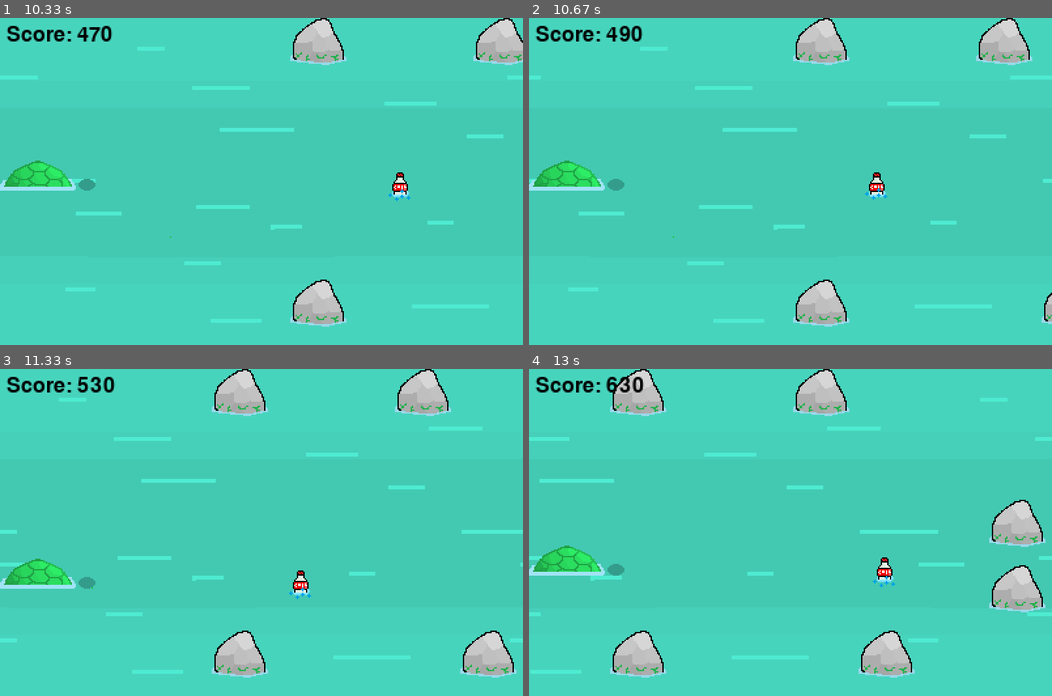
Above: before the commit, frames 1-4 (two rows, left to right).
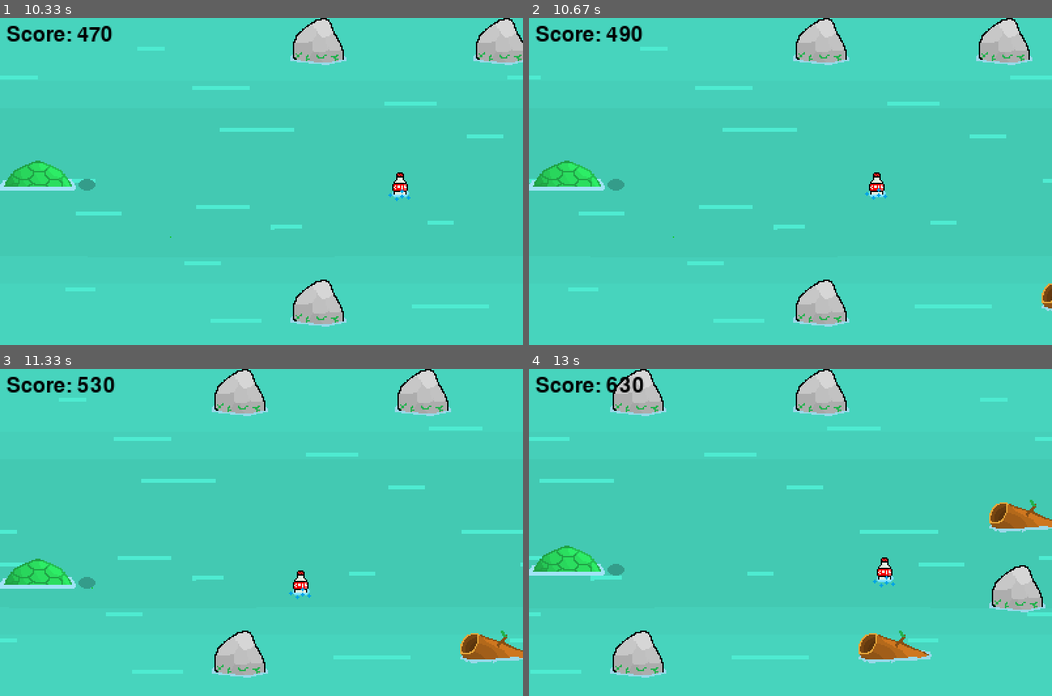
Above: after the commit, the same moments.

Repository: Kan5661/pygame-hackathon
Game: pygame game, started from Garbage/main.py
Two runs of this game, one before a commit and one after it. Both use one fixed random seed, a clock stepped at 60 frames per second and the inputs below.
Inputs (mouse positions are in pixels of both pictures, inside the frame that each line leads up to):
- Up to frame 1 (10.33 s): click (256, 259) at 0.38 s; hold A 0.67-1.2 s; hold S 1.23-1.53 s; hold A 1.57-1.97 s; click (334, 207) at 2.45 s; hold D 2.73-3.37 s; hold S 3.4-3.77 s; hold A 3.8-4.27 s; hold D 4.3-4.77 s; hold W 4.8-5.1 s; hold D 5.13-5.6 s; hold A 5.63-6.17 s; hold S 6.2-6.5 s; hold A 6.53-6.93 s; hold W 6.97-7.33 s; hold D 7.37-8 s; hold S 8.03-8.4 s; hold A 8.43-8.9 s; hold D 8.93-9.4 s; hold W 9.43-9.73 s; hold D 9.77-10.23 s; hold A from 10.27 s (still down)
- Up to frame 2 (10.67 s): keep holding A
- Up to frame 3 (11.33 s): release A at 10.8 s; hold S 10.83-11.13 s; hold A from 11.17 s (still down)
- Up to frame 4 (13 s): release A at 11.57 s; hold W 11.6-11.97 s; hold D 12-12.63 s; hold S from 12.67 s (still down)

Frame 1 is identical in both runs. In frame 2, 0.2% of the frame differs, in the area x 98-100%, y 81-94%; in frame 3, 1.3%; in frame 4, 2.7%, in the area x 63-100%, y 40-95%.

Commit message:
floating logs

Diff:
--- a/Garbage/main.py
+++ b/Garbage/main.py
@@ -53,7 +53,10 @@
 turtle_rect, turtle_rect.x, turtle_rect.y = turtle_seeking.get_rect(), 0, 0
 
 boulder_img = pygame.image.load('assets/boulder.png')
+floating_log = pygame.image.load('assets/floating_log.png')
 pygame.Surface.set_colorkey(boulder_img, (255, 255, 255))
+pygame.Surface.set_colorkey(floating_log, (255, 255, 255))
+
 
 splash_effects = [splash1, splash2, splash3, splash4] = [pygame.image.load('assets/effect/splash.png'), pygame.image.load('assets/effect/splash2.png'), pygame.image.load('assets/effect/splash3.png'), pygame.image.load('assets/effect/splash2.png')]
 splash_rect = splash1.get_rect()
@@ -89,7 +92,8 @@
     number_of_boulders_to_spawn = random.randint(2, 4)
 
     for i in range(number_of_boulders_to_spawn):
-        boulder_rect = boulder_img.get_rect()
+        boulder_rect = random.choice([boulder_img.get_rect(), floating_log.get_rect()])
+        print(boulder_rect)
         boulder_rect.y = boulder_spawn_locations[i]
         boulder_rect.x = random.randrange(500, 800, 50)
         boulder_rects.append(boulder_rect)
@@ -102,8 +106,10 @@
 
     # Draw boulder
     for boulder_position in boulder_rects:
-        display.blit(boulder_img, boulder_position)
-
+        if boulder_position.w == floating_log.get_rect().width:
+            display.blit(floating_log, boulder_position)
+        if boulder_position.w == boulder_img.get_rect().width:
+            display.blit(boulder_img, boulder_position)
     # Remove off screen  boulders
     for boulder in boulder_rects:
         if boulder.x < -100:
Binary file changed: Garbage/assets/boulder.png
Binary file added: Garbage/assets/floating_log.png
